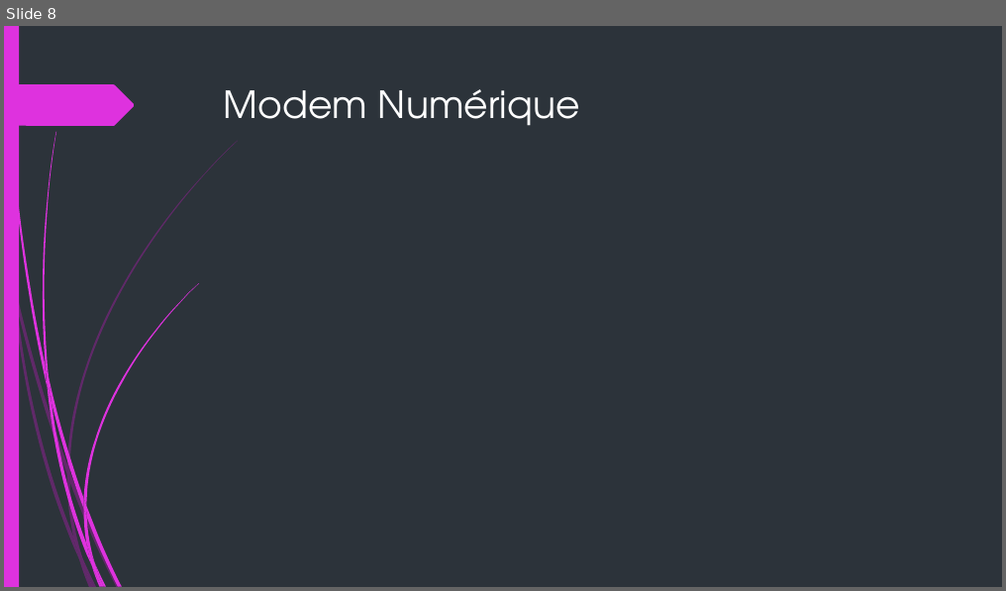
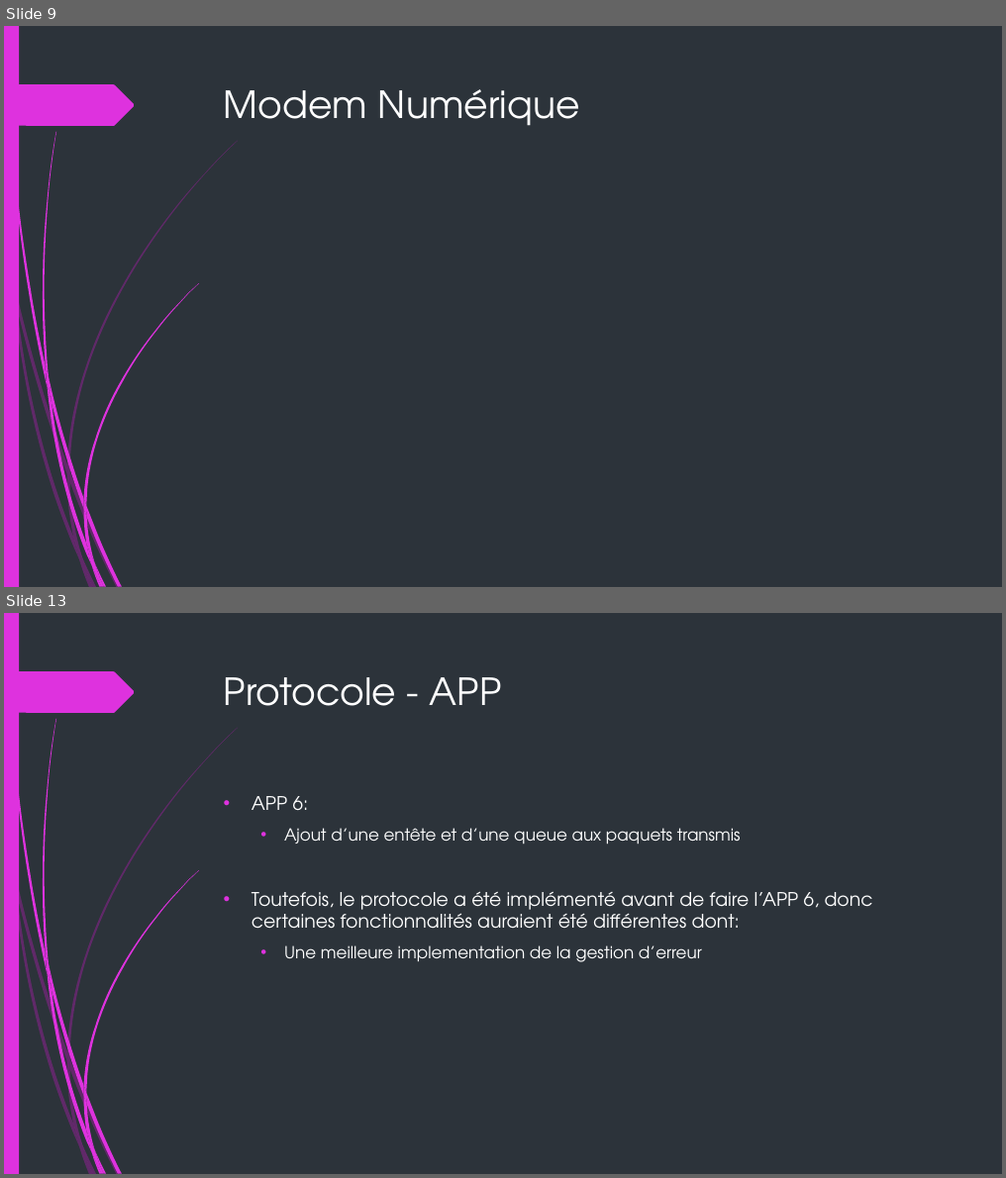
Before and after one commit to fisj2002/Projet_S6_Documentation, a slide deck: Présentation Finale – P3.pptx. Shown one above the other, each under a label of ours: slide 8 before the commit, slides 9 and 13 after it; the slides between them are not shown. The pictures are 1006x591 and 1006x1178 pixels, drawn with LibreOffice and Linux fonts; fonts in the diff are those of the drawing. Boxes give left, top, right and bottom in pixels: in the first picture for what was removed or moved away, otherwise in the second. Text is boxed around its words. In the diff, an @@ line names an element or a change of style, - is before the commit and + after.

Commit message:
Modification de la partie Protocole et Architecture Globale et ajout de l'antenne 3D

```diff
--- a/Présentation Finale – P3.pptx
+++ b/Présentation Finale – P3.pptx
@@ slide 13 added at <box>4,613,1002,1174</box>, background #2C333A; not listed: 24 template elements that a slide beside it also shows @@
@@ title added at <box>224,677,502,706</box>, 36 pt, text #FFFFFF @@
+Protocole - APP
@@ text added at <box>252,796,873,962</box>, 18 pt, text #FFFFFF @@
+• APP 6:
+  • Ajout d’une entête et d’une queue aux paquets transmis
+• Toutefois, le protocole a été implémenté avant de faire l’APP 6, donc certaines fonctionnalités auraient été différentes dont:
+  • Une meilleure implementation de la gestion d’erreur
@@ what was slide 8 is now slide 9 @@
```
Also in this commit, not shown: 3 slides changed, 1 other slide added, 2 slides removed.
